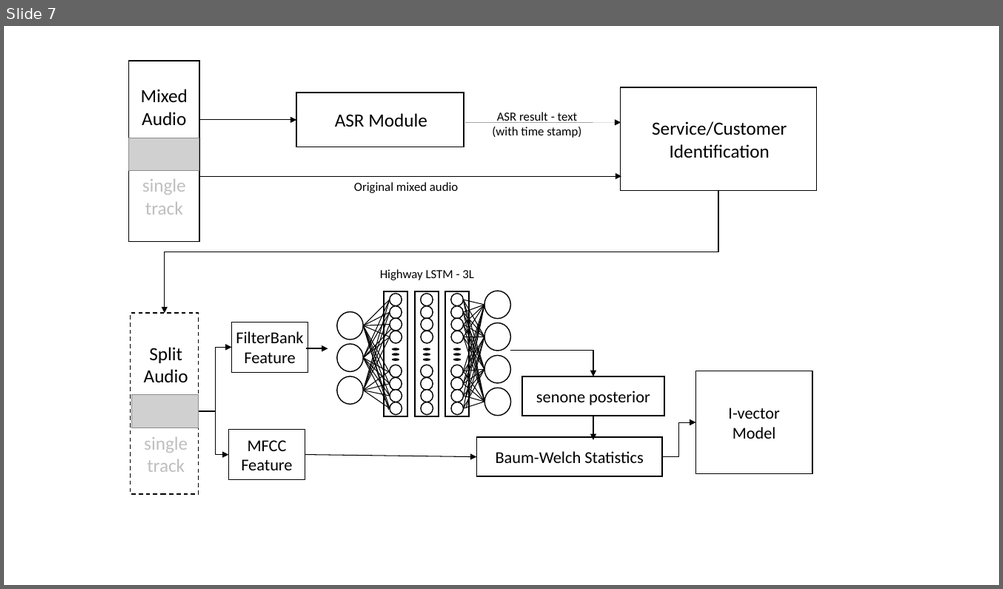
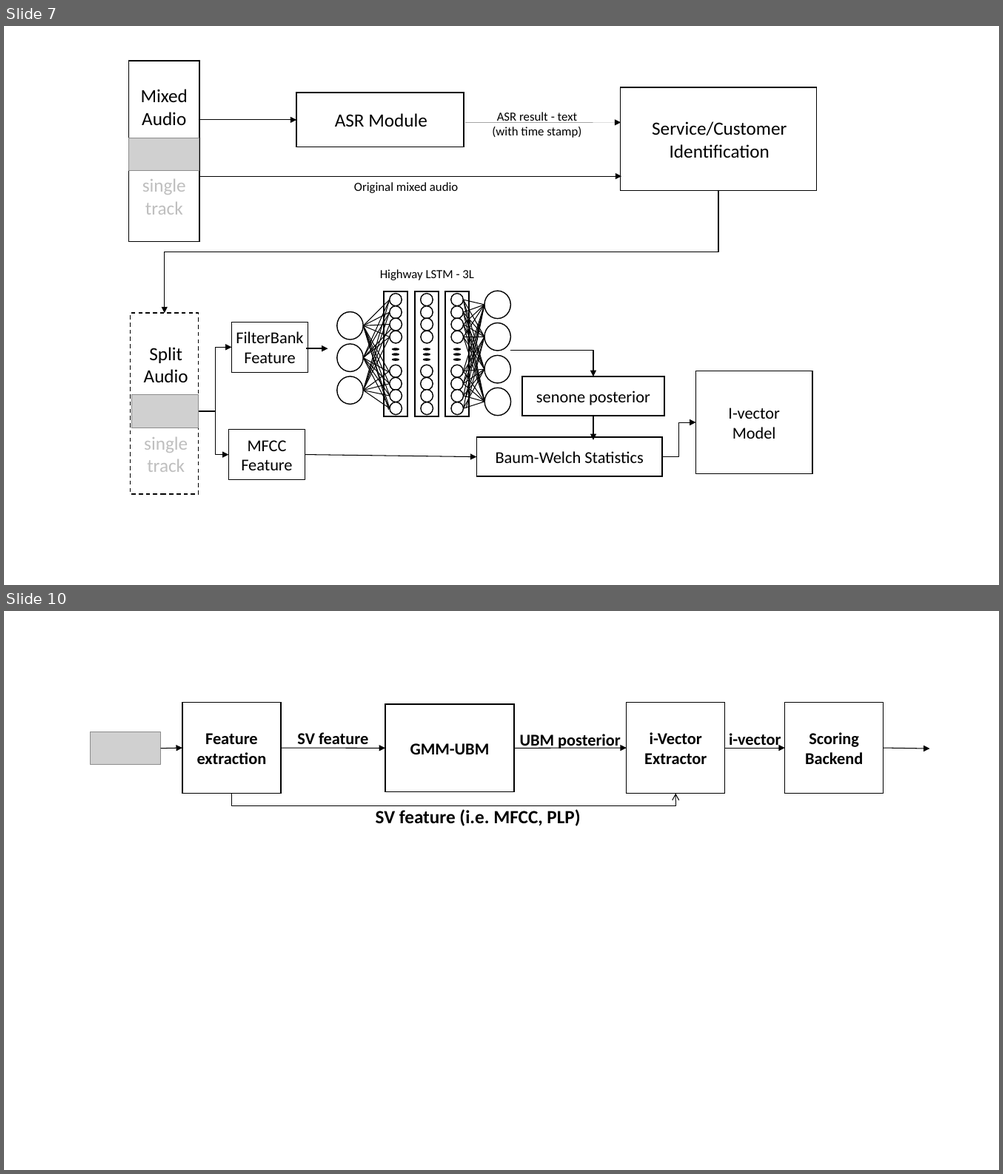
Before and after one commit to caiyuanzhe/ICPR2018, a slide deck: figures/png/paper_aux_ppt.pptx. Shown one above the other, each under a label of ours: slide 7 before the commit, slides 7 and 10 after it; the slides between them are not shown. The pictures are 1003x589 and 1003x1174 pixels, drawn with LibreOffice and Linux fonts; fonts in the diff are those of the drawing; grey boxes stand for pictures. Boxes give left, top, right and bottom in pixels: in the first picture for what was removed or moved away, otherwise in the second. Text is boxed around its words. In the diff, an @@ line names an element or a change of style, - is before the commit and + after.

```diff
--- a/figures/png/paper_aux_ppt.pptx
+++ b/figures/png/paper_aux_ppt.pptx
@@ slide 10 added at [4,611,999,1170], background #FFFFFF @@
@@ group added at [90,703,930,826]: 8 texts, 5 arrows, 4 rectangles, 1 picture, 1 elbow arrow @@
+Feature extraction
+GMM-UBM
+i-Vector
+Extractor
+Scoring
+Backend
+i-vector
+SV feature
+UBM posterior
+SV feature (i.e. MFCC, PLP)
```
Also in this commit, not shown: 1 slide changed, 3 other slides added, 21 other files.
